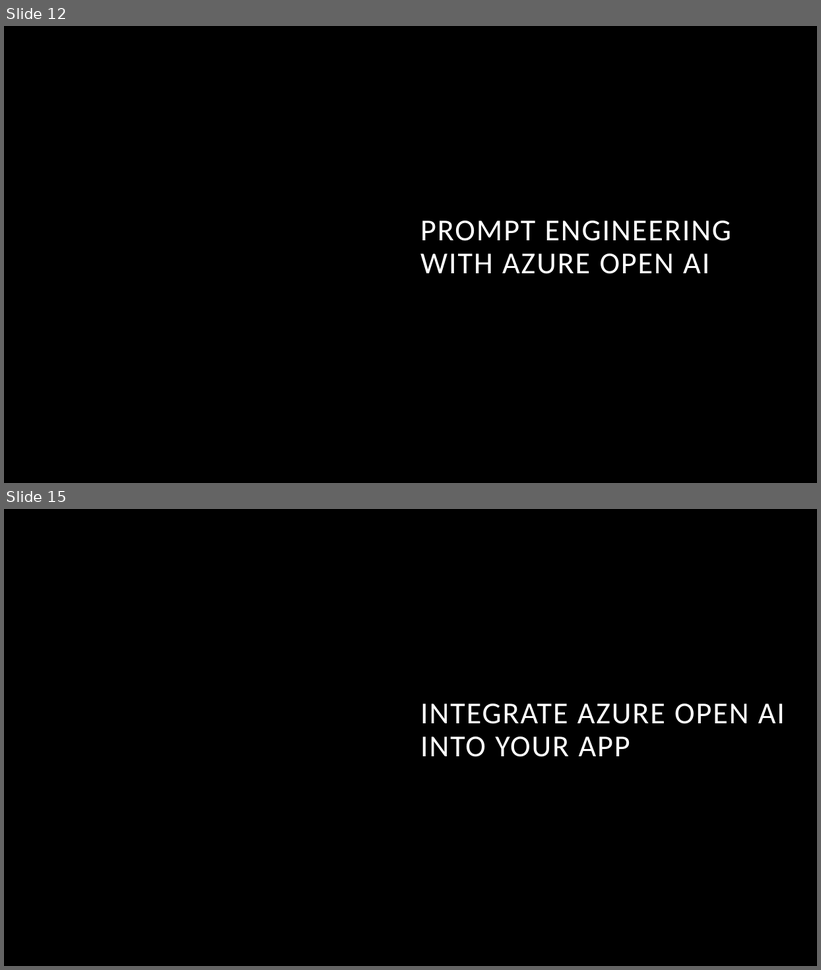
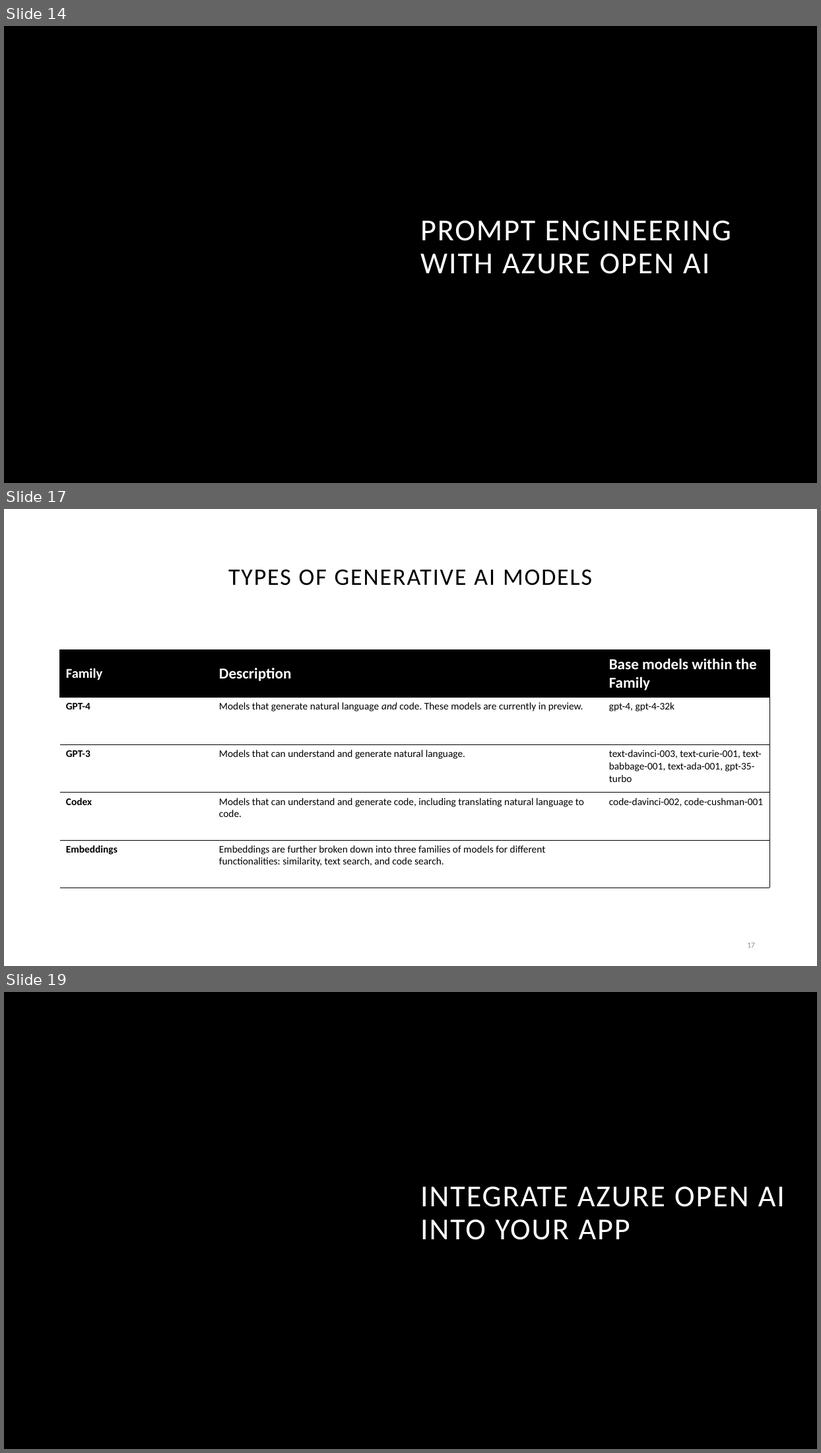
Before and after one commit to sujoy-saha/Develop-AI-solutions-with-Azure-AI, a slide deck: 6. Develop AI solutions with Azure OpenAI/Develop AI solutions with Azure OpenAI.pptx. Shown one above the other, each under a label of ours: slides 12 and 15 before the commit, slides 14, 17 and 19 after it; the slides between them are not shown. The pictures are 821x970 and 821x1453 pixels, drawn with LibreOffice and Linux fonts; fonts in the diff are those of the drawing; background and template pictures are left out. Boxes give left, top, right and bottom in pixels: in the first picture for what was removed or moved away, otherwise in the second. Text is boxed around its words. In the diff, an @@ line names an element or a change of style, - is before the commit and + after.

```diff
--- a/6. Develop AI solutions with Azure OpenAI/Develop AI solutions with Azure OpenAI.pptx
+++ b/6. Develop AI solutions with Azure OpenAI/Develop AI solutions with Azure OpenAI.pptx
@@ slide 17 added at (4,509,817,966), background #FFFFFF @@
@@ title added at (228,569,592,586), 28 pt, text #000000 @@
+TYPES OF GENERATIVE AI MODELS
@@ table added at (60,650,770,889), 5 rows, 3 columns @@
+Family | Description | Base models within the Family
+GPT-4 | Models that generate natural language and code. These models are currently in preview. | gpt-4, gpt-4-32k
+GPT-3 | Models that can understand and generate natural language. | text-davinci-003, text-curie-001, text-babbage-001, text-ada-001, gpt-35-turbo
+Codex | Models that can understand and generate code, including translating natural language to code. | code-davinci-002, code-cushman-001
+Embeddings | Embeddings are further broken down into three families of models for different functionalities: similarity, text search, and code search. | 
@@ page number added at (747,943,755,948), 9 pt, text #8C8C8C @@
+17
@@ what was slide 12 is now slide 14 @@
@@ what was slide 15 is now slide 19 @@
```
Also in this commit, not shown: 8 other slides added, 5 slides removed, 5 other files.
